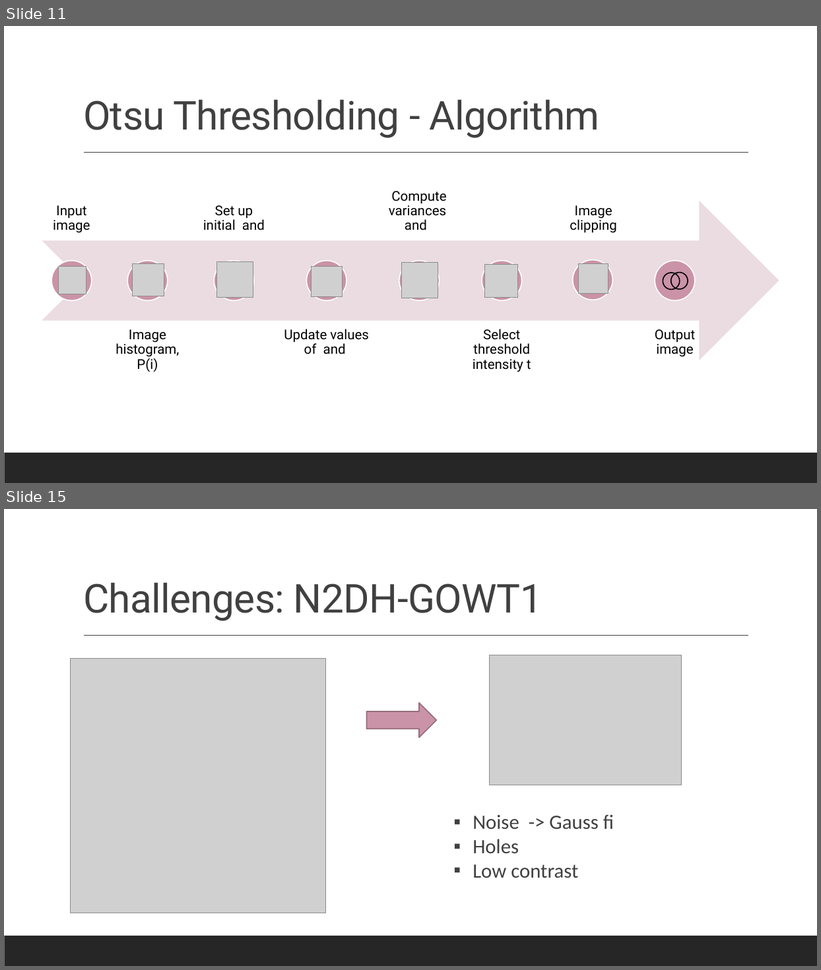
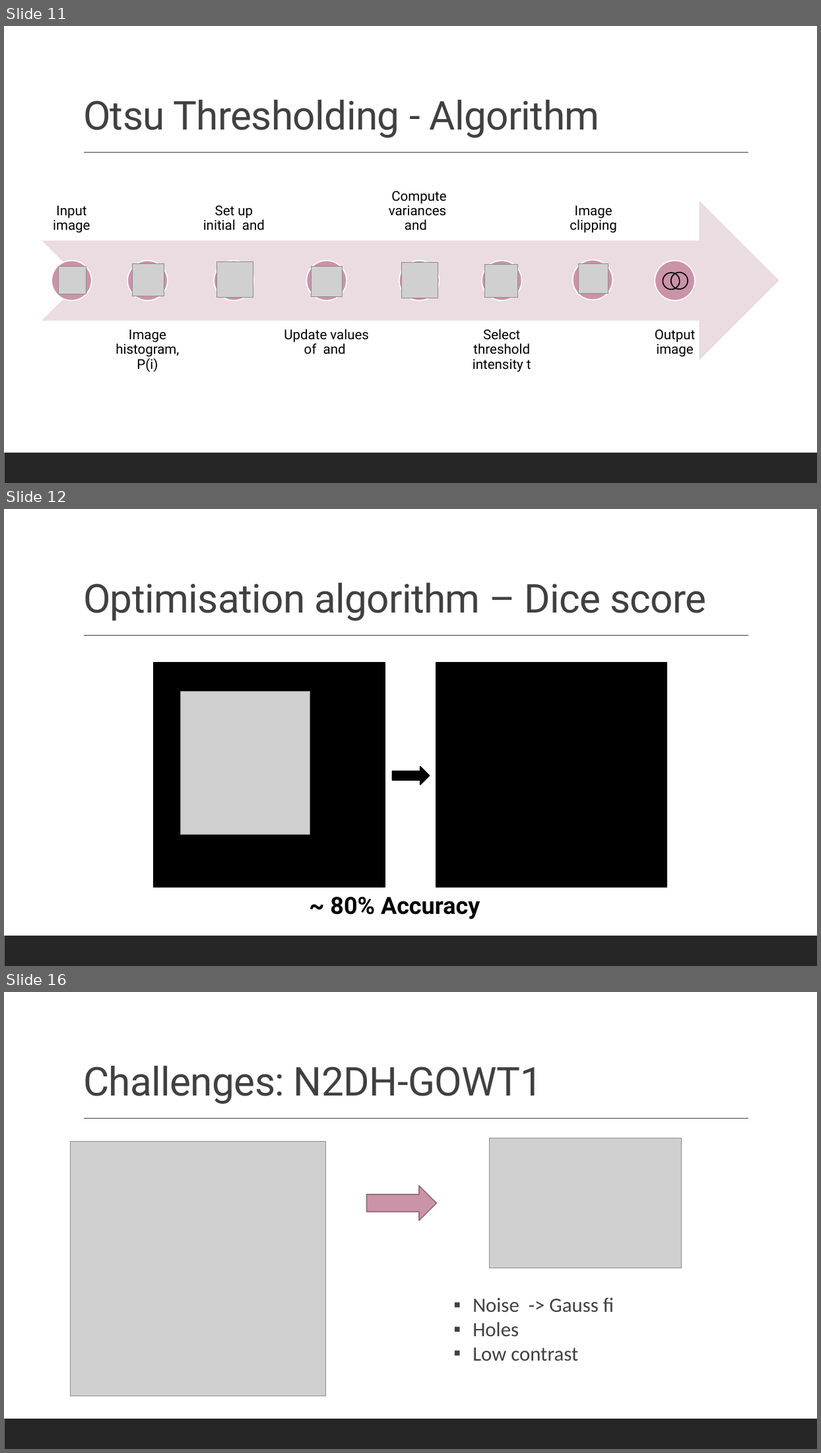
Before and after one commit to datascience-mobi-2022/2022-topic-01-team-04, a slide deck: presentation/layout(2).pptx. Shown one above the other, each under a label of ours: slides 11 and 15 before the commit, slides 11, 12 and 16 after it; the slides between them are not shown. The pictures are 821x970 and 821x1453 pixels, drawn with LibreOffice and Linux fonts; fonts in the diff are those of the drawing; grey boxes stand for pictures. Boxes give left, top, right and bottom in pixels: in the first picture for what was removed or moved away, otherwise in the second. Text is boxed around its words. In the diff, an @@ line names an element or a change of style, - is before the commit and + after.

```diff
--- a/presentation/layout(2).pptx
+++ b/presentation/layout(2).pptx
@@ slide 12 added at (4, 509, 817, 966), background #FFFFFF; not listed: 2 template elements that a slide beside it also shows @@
@@ title added at (83, 582, 706, 621), 47 pt, text #404040 @@
+Optimisation algorithm – Dice score
@@ rectangle added at (154, 663, 385, 888), fill #000000, outline #000000 1.25 pt @@
@@ rectangle added at (436, 663, 668, 888), fill #000000, outline #000000 1.25 pt @@
@@ picture added at (181, 691, 310, 835) @@
@@ right arrow added at (393, 767, 430, 786), fill #000000, outline #000000 1.25 pt @@
@@ text added at (330, 897, 480, 920), 28 pt, text #000000, bold @@
+~ 80% Accuracy
@@ what was slide 15 is now slide 16 @@
```
Also in this commit, not shown: 1 slide changed, 2 other slides added, 2 slides removed.
